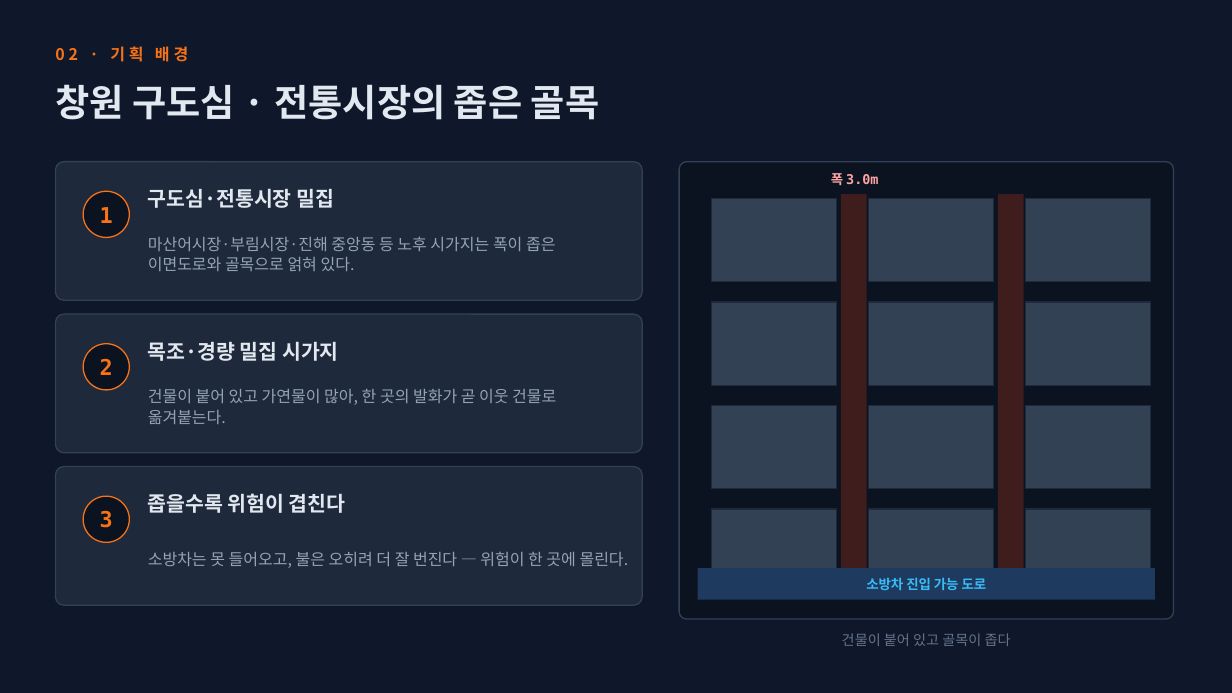
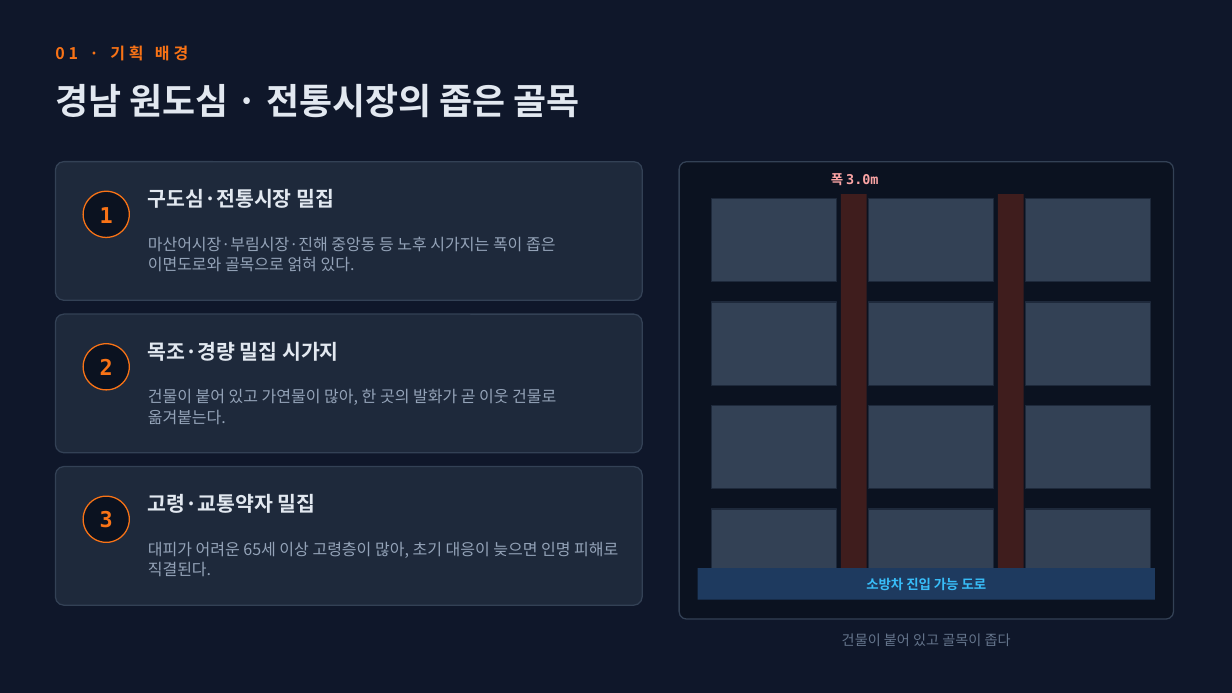
Before and after one commit to bdsm135790-png/noh, a slide deck: slide 2 of presentation/창원_군집소방드론_발표.pptx. Drawn at 1232x693 pixels with LibreOffice and Linux fonts; fonts in the diff are those of the drawing. Boxes give left, top, right and bottom in pixels: in the first picture for what was removed or moved away, otherwise in the second. Text is boxed around its words. In the diff, an @@ line names an element or a change of style, - is before the commit and + after.

```diff
--- a/presentation/창원_군집소방드론_발표.pptx
+++ b/presentation/창원_군집소방드론_발표.pptx
@@ text at box(55, 45, 188, 61): text changed @@
-02 · 기획 배경
+01 · 기획 배경
@@ text at box(55, 84, 580, 118): text changed; size 29 to 28 pt @@
-창원 구도심 · 전통시장의 좁은 골목
+경남 원도심 · 전통시장의 좁은 골목
@@ text at box(148, 494, 316, 513): text changed @@
-좁을수록 위험이 겹친다
+고령·교통약자 밀집
@@ text at box(148, 542, 618, 576): text changed @@
-소방차는 못 들어오고, 불은 오히려 더 잘 번진다 — 위험이 한 곳에 몰린다.
+대피가 어려운 65세 이상 고령층이 많아, 초기 대응이 늦으면 인명 피해로 직결된다.
```
Also in this commit, not shown: 7 other slides changed, 9 slides added, 8 slides removed, 2 other files.
